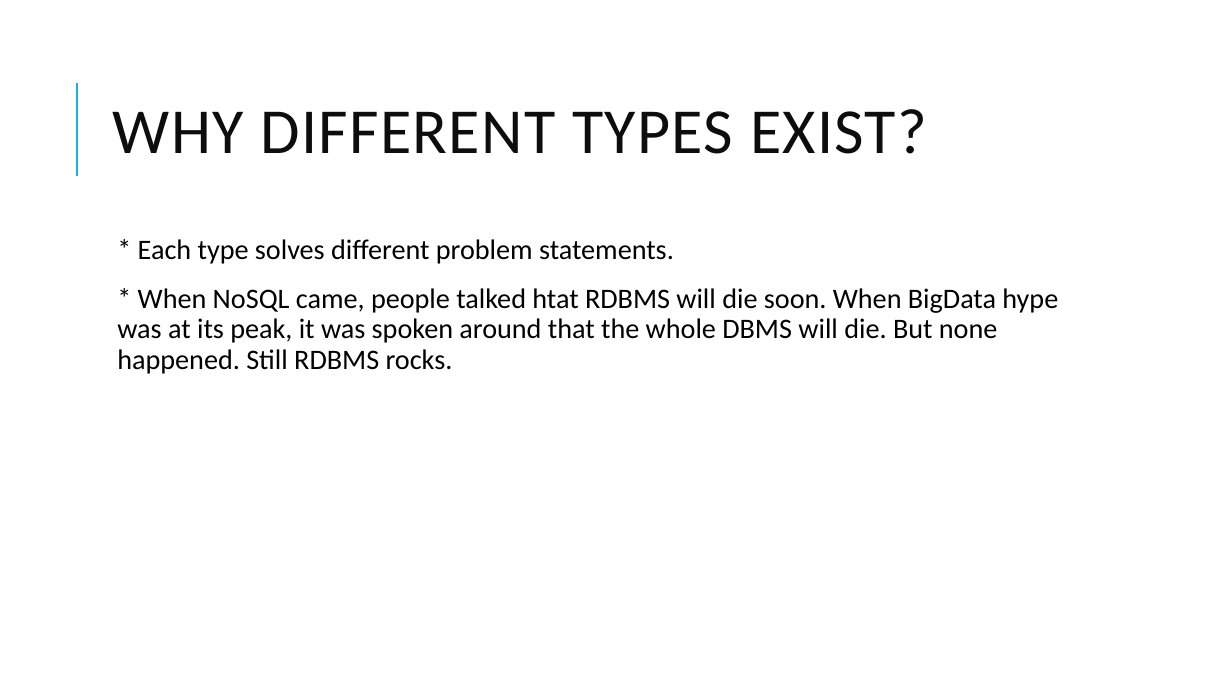
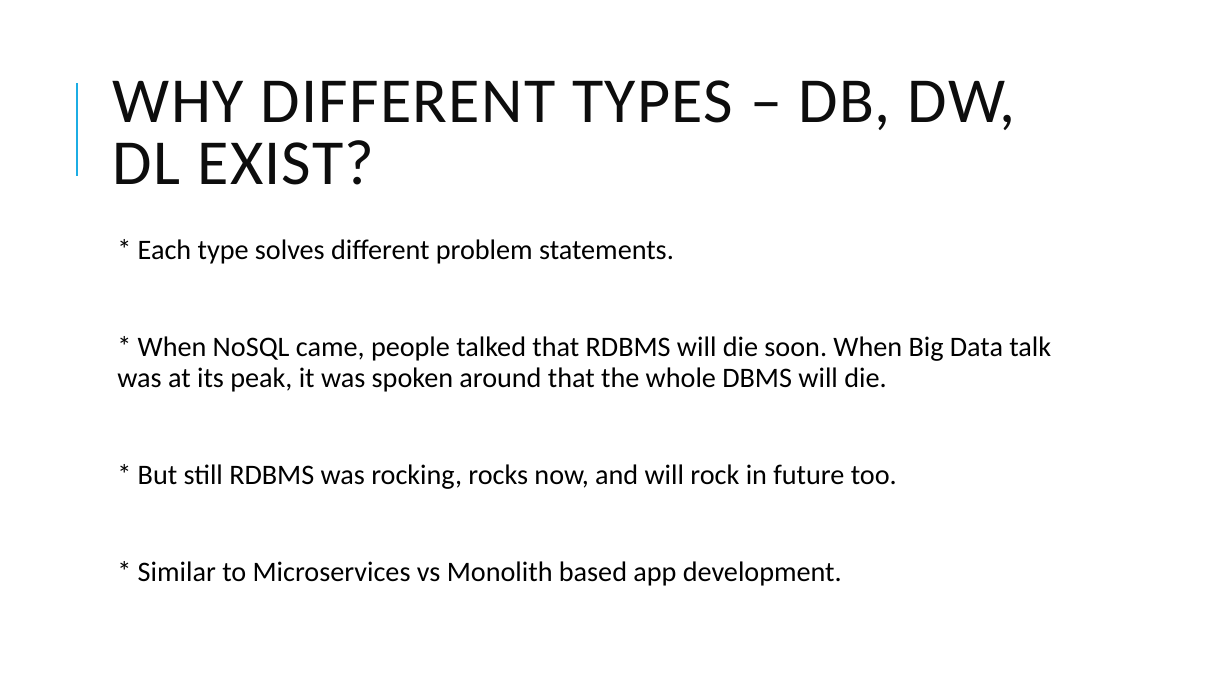
Before and after one commit to dinesarun/common, a slide deck: slide 10 of sessions/GAB 2021/Choosing right Data Service.pptx (slide 12 before the commit). Drawn at 1232x693 pixels with LibreOffice and Linux fonts; fonts in the diff are those of the drawing. Boxes give left, top, right and bottom in pixels: in the first picture for what was removed or moved away, otherwise in the second. Text is boxed around its words. In the diff, an @@ line names an element or a change of style, - is before the commit and + after.

```diff
--- a/sessions/GAB 2021/Choosing right Data Service.pptx
+++ b/sessions/GAB 2021/Choosing right Data Service.pptx
@@ title at (x1=113, y1=80, x2=1016, y2=185): text changed @@
-WHY DIFFERENT TYPES EXIST?
+WHY DIFFERENT TYPES – DB, DW, DL EXIST?
@@ text at (x1=117, y1=336, x2=1051, y2=586): text changed @@
-  * When NoSQL came, people talked htat RDBMS will die soon. When BigData hype was at its peak, it was spoken around that the whole DBMS will die. But none happened. Still RDBMS rocks.
+  * When NoSQL came, people talked that RDBMS will die soon. When Big Data talk was at its peak, it was spoken around that the whole DBMS will die.
+  * But still RDBMS was rocking, rocks now, and will rock in future too.
+  * Similar to Microservices vs Monolith based app development.
```
Also in this commit, not shown: 12 other slides changed, 5 slides added, 2 slides removed.
